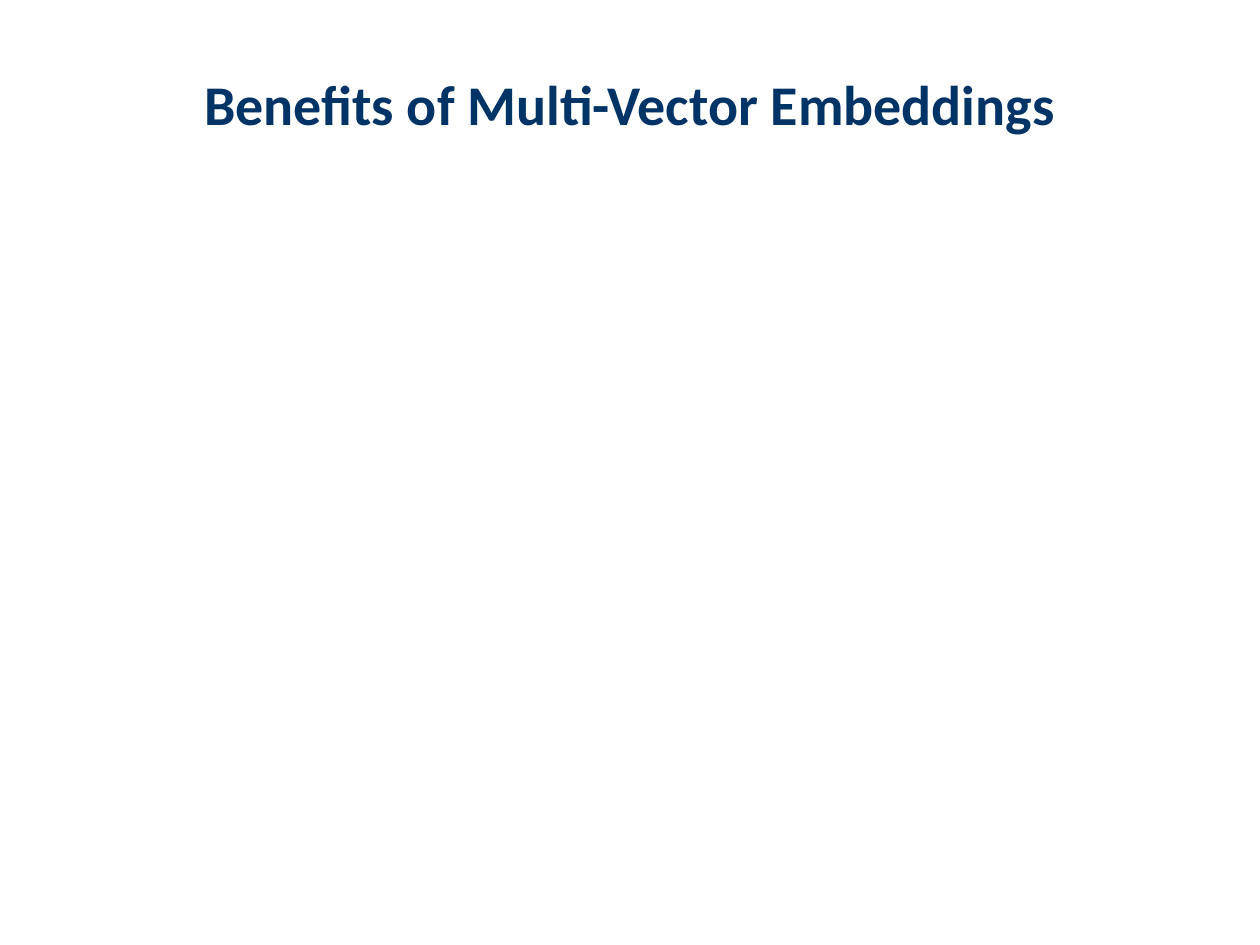
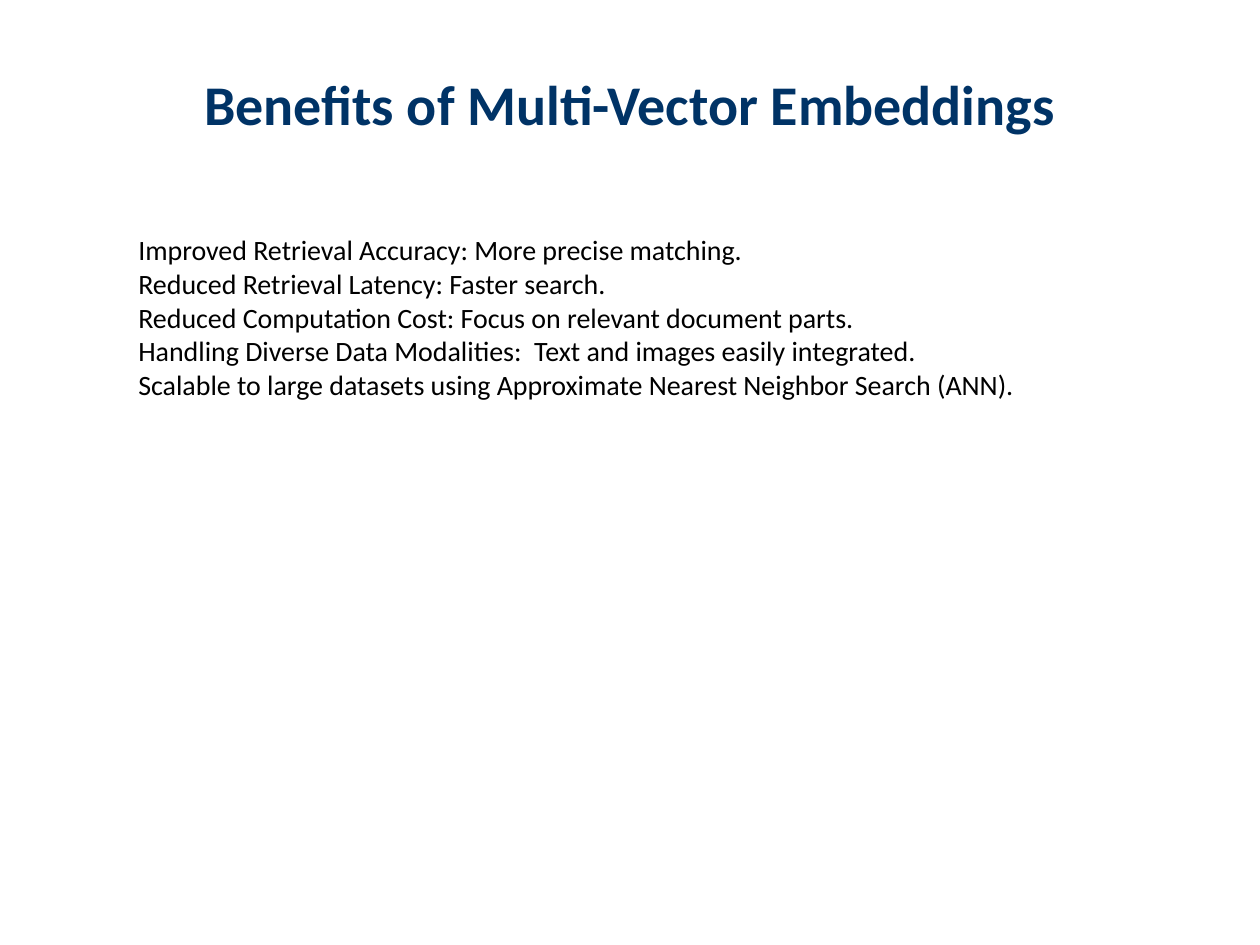
Before and after one commit to haadirakhangi/Edunexus, a slide deck: slide 4 of server-side/server/teacher/downloaded-presentations/Large Language Models/Colbert.pptx (slide 5 before the commit). Drawn at 1260x945 pixels with LibreOffice and Linux fonts; fonts in the diff are those of the drawing. Boxes give left, top, right and bottom in pixels: in the first picture for what was removed or moved away, otherwise in the second. Text is boxed around its words. In the diff, an @@ line names an element or a change of style, - is before the commit and + after.

```diff
--- a/server-side/server/teacher/downloaded-presentations/Large Language Models/Colbert.pptx
+++ b/server-side/server/teacher/downloaded-presentations/Large Language Models/Colbert.pptx
@@ text added at (x1=138, y1=240, x2=1013, y2=400), 16 pt, text #000000 @@
+  Improved Retrieval Accuracy: More precise matching.
+  Reduced Retrieval Latency: Faster search.
+  Reduced Computation Cost: Focus on relevant document parts.
+  Handling Diverse Data Modalities: Text and images easily integrated.
+  Scalable to large datasets using Approximate Nearest Neighbor Search (ANN).
```
Also in this commit, not shown: 16 other slides changed, 6 slides added, 20 slides removed, 1 other file.
